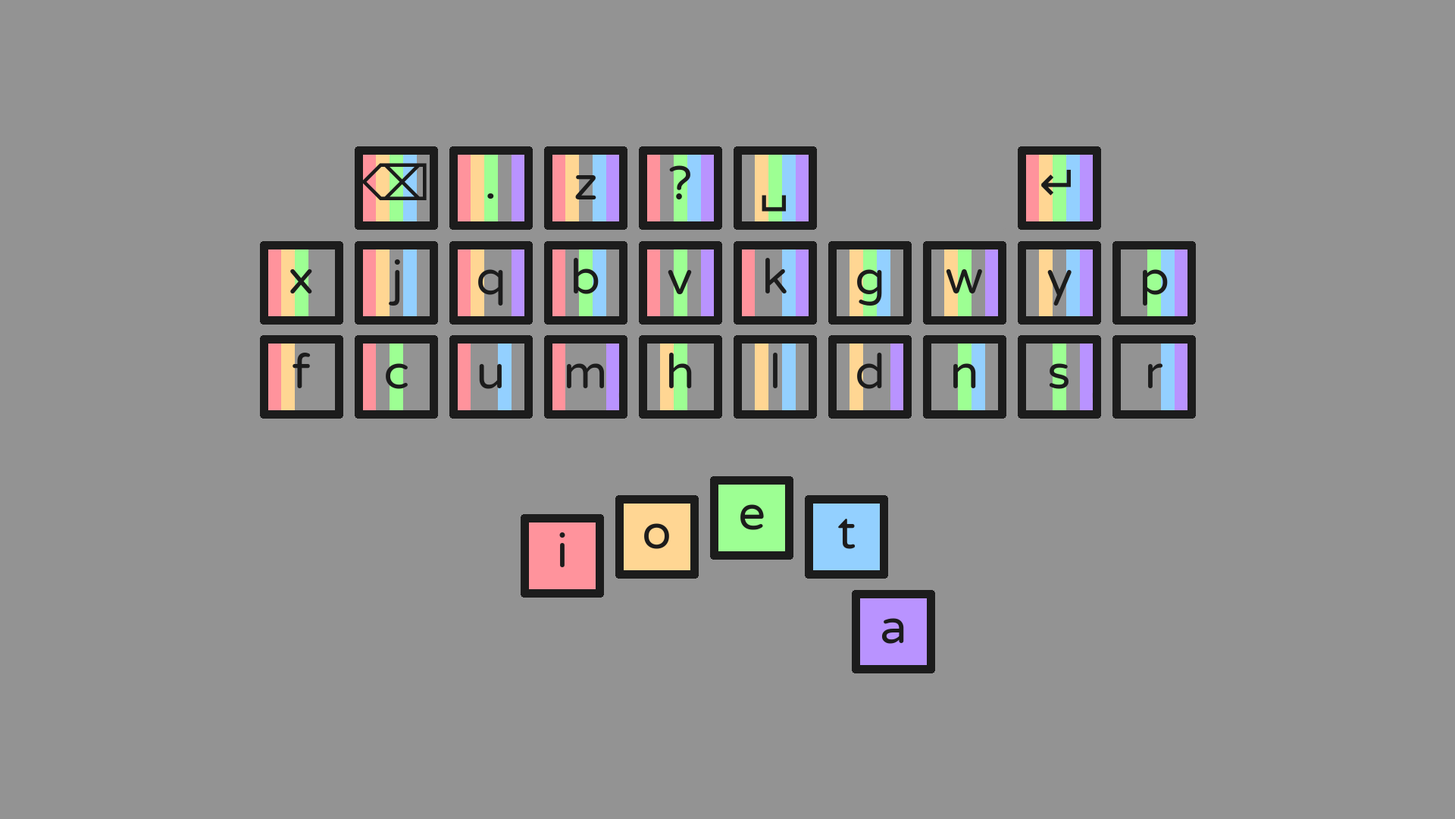
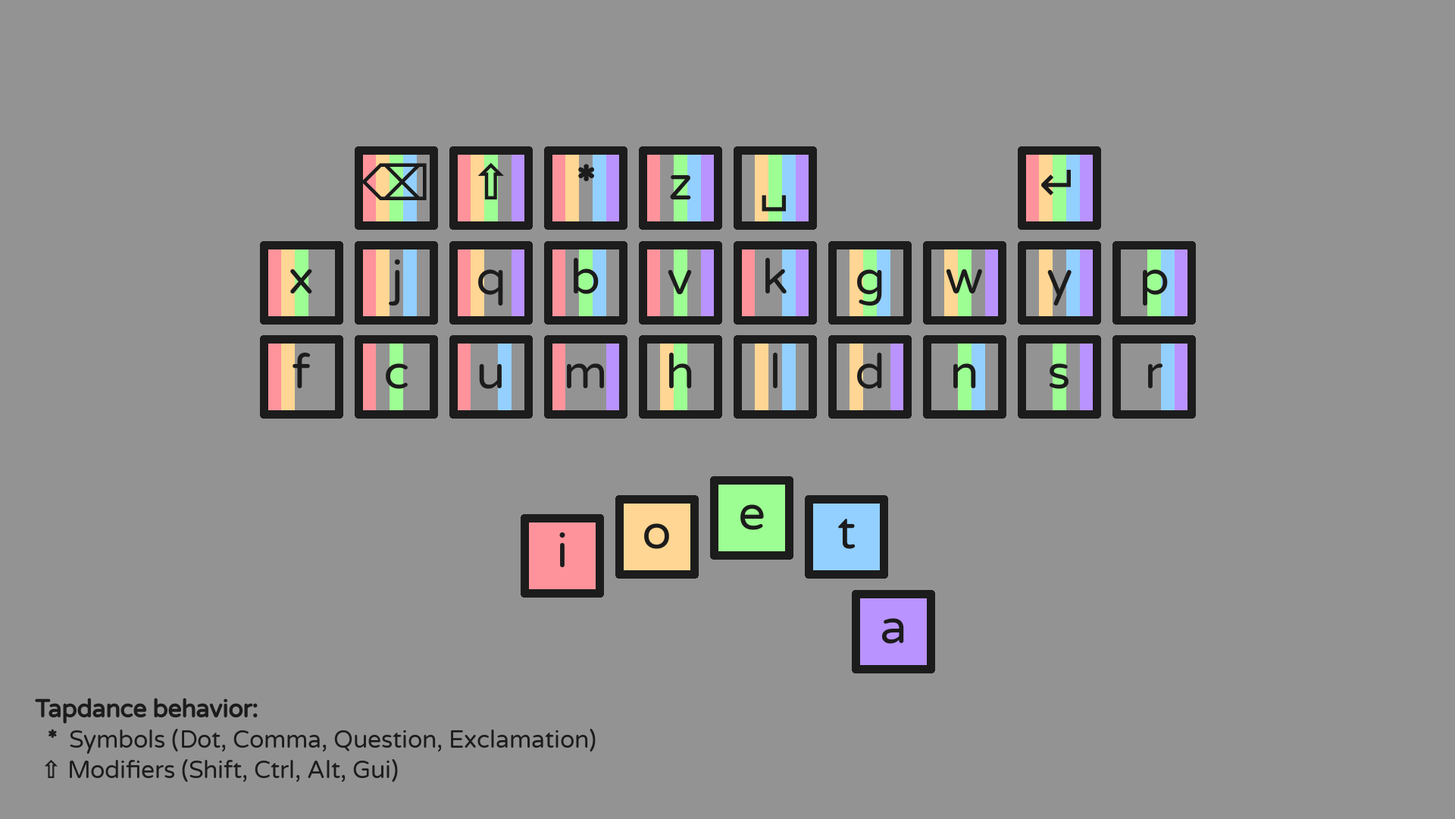
Layers edited between the first and the second 1455px x 819px image:
renamed "z" to "*", painted on it over [575, 163, 597, 200]
added layer "Tapdance behavior: ..." in group "Letters" over [34, 697, 596, 782]
renamed "?" to "z", painted on it over [669, 165, 692, 200]
renamed "." to "⇧", painted on it over [477, 162, 505, 200]
